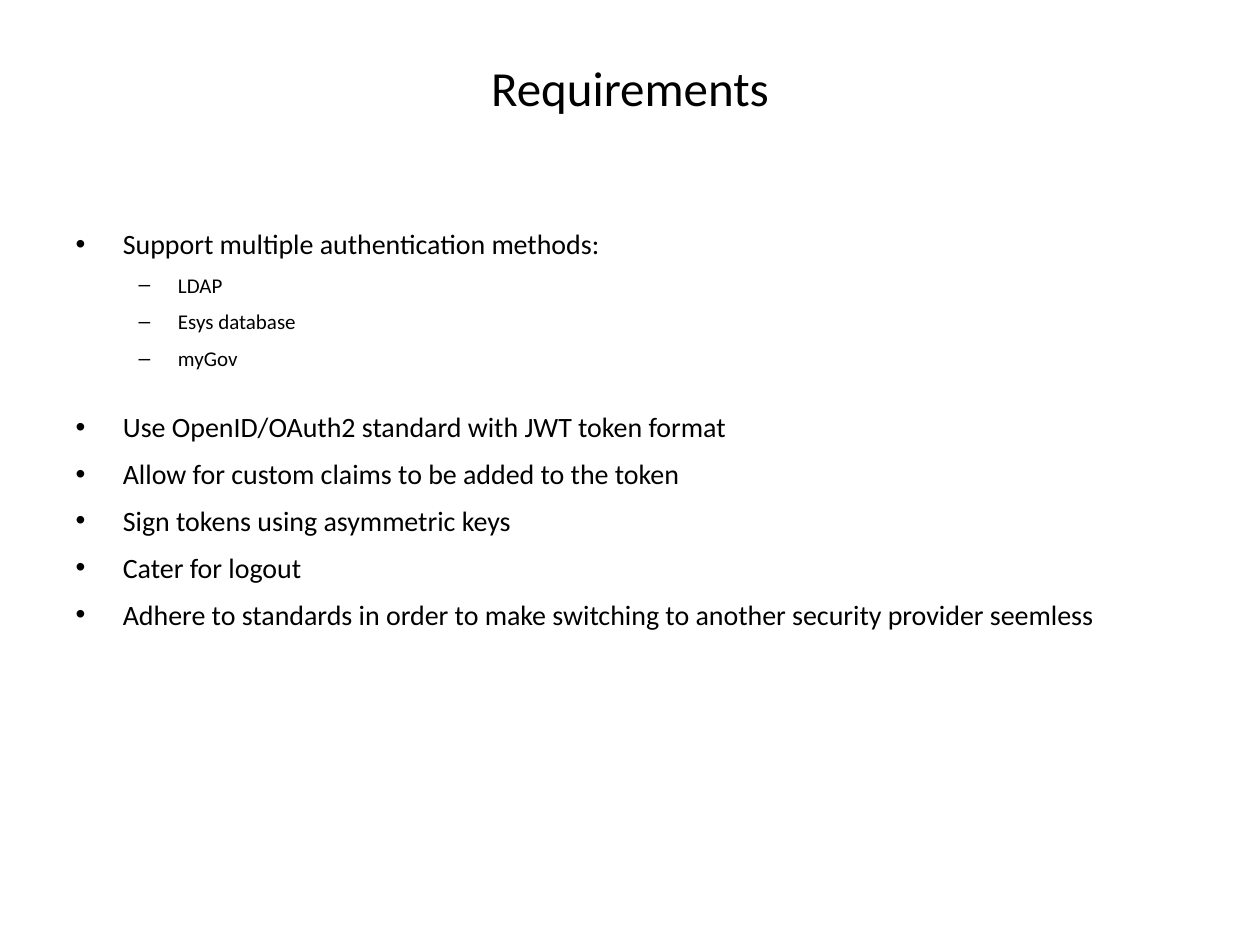
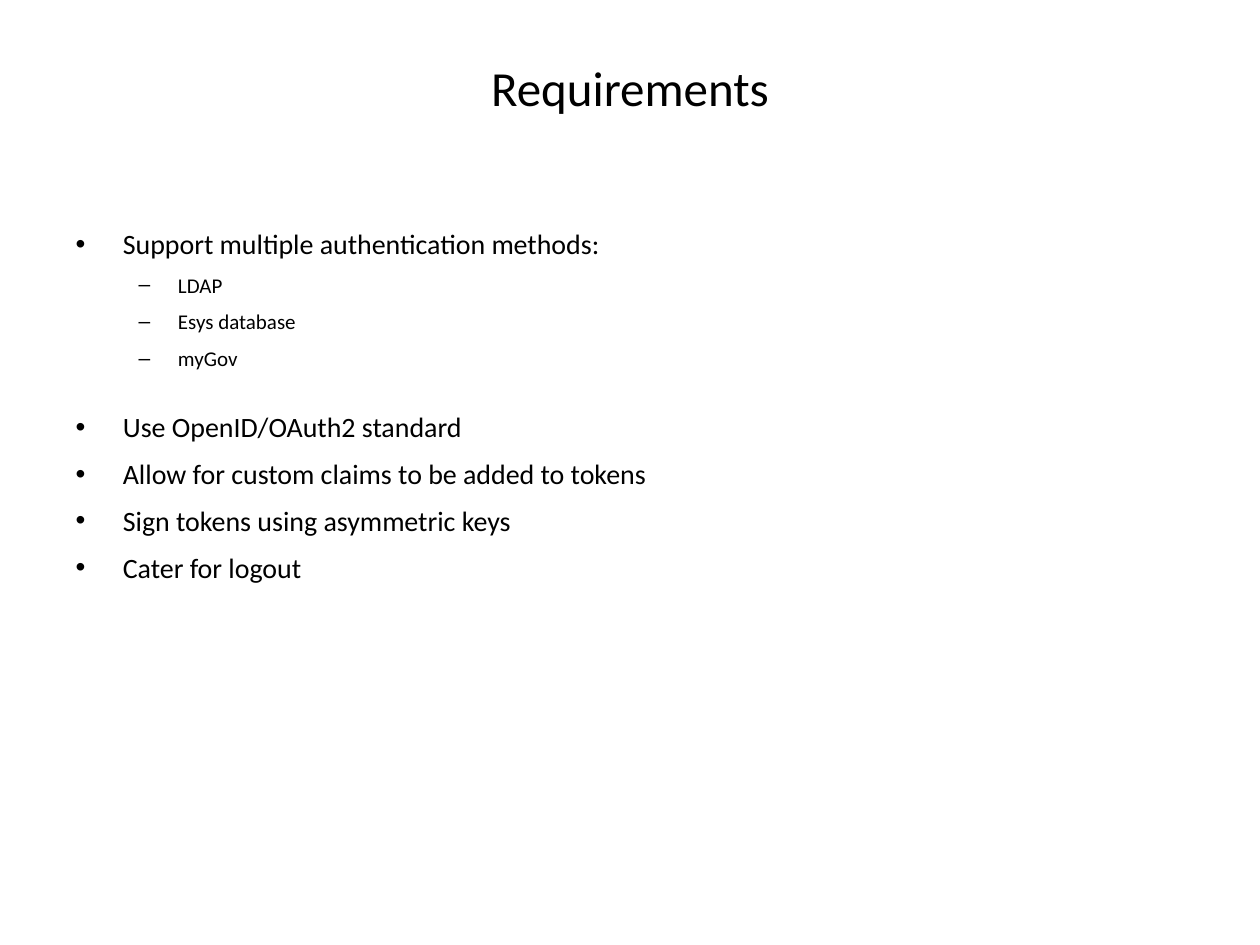
Before and after one commit to mishastankovic/misc, a slide deck: slide 3 of REST API Security.pptx. Drawn at 1260x945 pixels with LibreOffice and Linux fonts; fonts in the diff are those of the drawing. Boxes give left, top, right and bottom in pixels: in the first picture for what was removed or moved away, otherwise in the second. Text is boxed around its words. In the diff, an @@ line names an element or a change of style, - is before the commit and + after.

```diff
--- a/REST API Security.pptx
+++ b/REST API Security.pptx
@@ text at box(123, 417, 646, 485): text changed @@
-• Use OpenID/OAuth2 standard with JWT token format
-• Allow for custom claims to be added to the token
+• Use OpenID/OAuth2 standard
+• Allow for custom claims to be added to tokens
@@ text at box(123, 605, 1093, 630): paragraph removed @@
-• Adhere to standards in order to make switching to another security provider seemless
```
Also in this commit, not shown: 6 other slides changed, 2 slides added, 4 slides removed.
